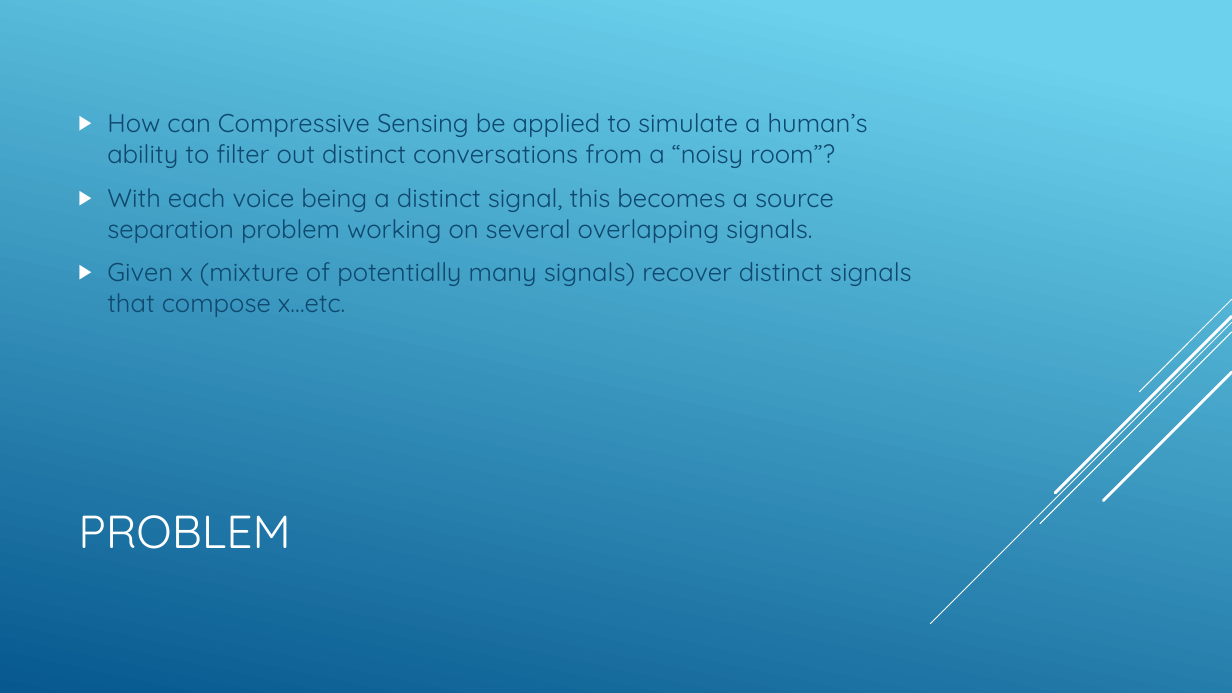
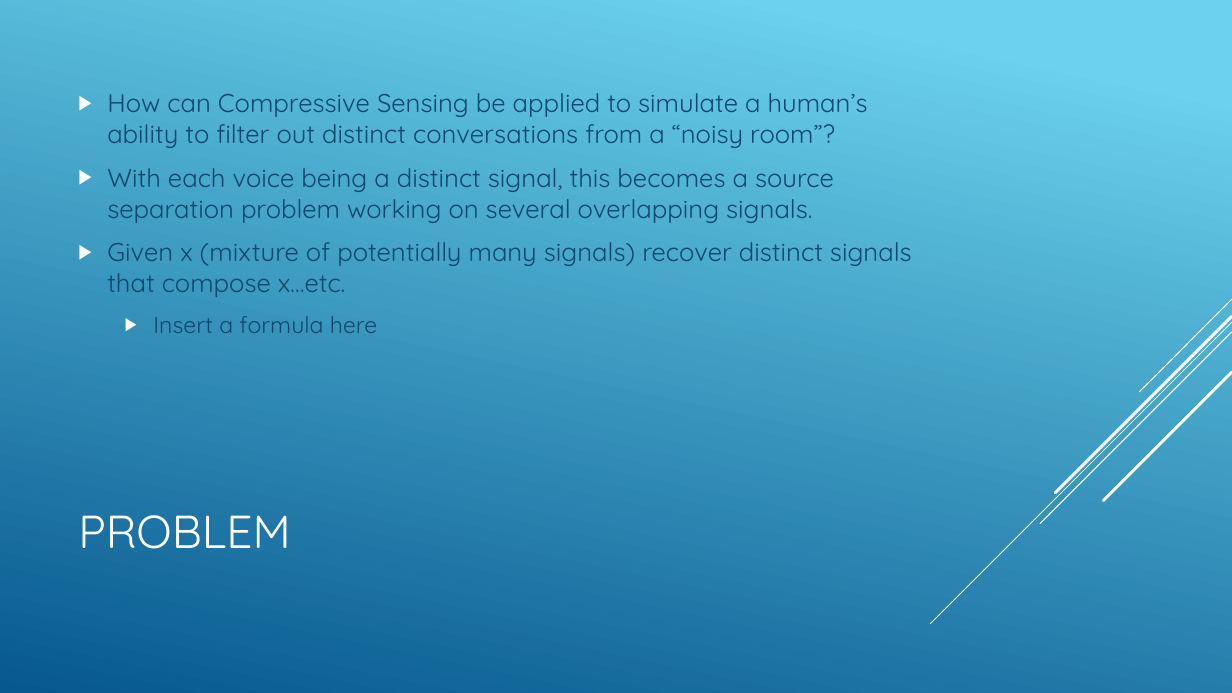
Before and after one commit to esaracin/compressive-sensing-cocktail-party-problem, a slide deck: slide 2 of slide/slides.pptx. Drawn at 1232x693 pixels with LibreOffice and Linux fonts; fonts in the diff are those of the drawing. Boxes give left, top, right and bottom in pixels: in the first picture for what was removed or moved away, otherwise in the second. Text is boxed around its words. In the diff, an @@ line names an element or a change of style, - is before the commit and + after.

```diff
--- a/slide/slides.pptx
+++ b/slide/slides.pptx
@@ text at (153,316,377,333): paragraph added @@
+  ▶ Insert a formula here
```
Also in this commit, not shown: 3 other slides changed, 1 slide added, 1 slide removed, 1 other file.
